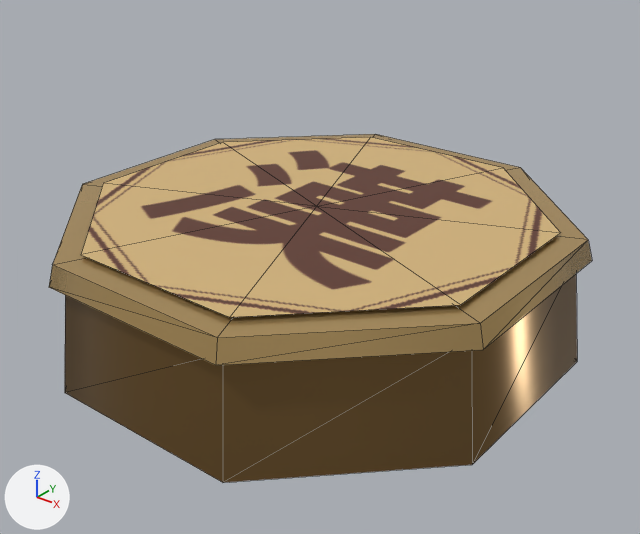
One commit to the glTF model Assets/Models/Red1.glb: the scene before it, then after it.
Both versions are drawn from a camera (50 mm lens) standing at (0.879, -1.089, 0.857) and looking at (0.027, -0.025, 0.198). The lights are fixed; the arrows at lower left show +X, +Y and +Z. The picture after the commit comes second. Mesh edges are drawn as thin lines. Vertices at exactly the same position are counted once.

The scene before the commit, as lines of its bpy script (objects in view):
```python
mat_material_0 = principled_material('Material_0')
mat_material_0.base_color = (0.262, 0.153, 0.0545)  # brown #8c6d42
mat_material_0.metallic = 0.8
mat_material_0.roughness = 0.28
me_mesh_0 = bpy.data.meshes.new('Mesh_0')
me_mesh_0.from_pydata(...)  # 45 vertices, 72 faces; spans x -0.42..0.42, y -0.42..0.42, z 0.065..0.294
# faces by material slot: [32, 32, 8]
me_mesh_0.materials.append(mat_material_0)  # brown #8c6d42
me_mesh_0.materials.append(mat_material_1)  # brown #cbaa70
me_mesh_0.materials.append(mat_material_2)  # picture img_image_0
ob_red1 = bpy.data.objects.new('Red1', me_mesh_0)
ob_red1.location = (0.0, 0.0, 0.0)
```
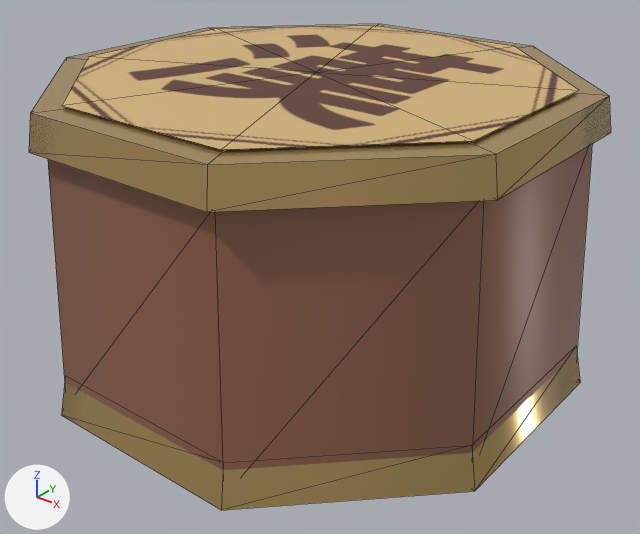
What differs and where, as boxes (x1, y1, x2, y2) in the pictures (640 x 534 px; the box of a moved part takes in the faces that stretch with it):
'Red1', surface changed, reshaped (7% wider, 39% taller): before (49, 134, 592, 483); after (29, 24, 611, 510)
part 1 of me_mesh_0, added (brown): after (48, 144, 592, 470)
part 2 of me_mesh_0, added (brown): after (29, 24, 611, 212)
part 3 of me_mesh_0, added (brown): after (62, 352, 580, 510)
part 4 of me_mesh_0, moved or reshaped: before (81, 137, 560, 317); after (62, 26, 579, 150)
part 5 of me_mesh_0, deleted (brown): before (65, 274, 577, 483)
part 6 of me_mesh_0, deleted (brown): before (49, 134, 592, 365)

What the commit changed:
In material 'Material_0' (mat_material_0), metallic goes from 0.8 to 0.12.
In material 'Material_0' (mat_material_0), roughness goes from 0.28 to 0.45.
me_mesh_0 is used by ob_red1; location (0.0, 0.0, 0.0).
me_mesh_0 had 45 vertices, 72 faces and spanned x -0.42..0.42, y -0.42..0.42, z 0.065..0.294.
me_mesh_0 now has 63 vertices, 104 faces and spans x -0.43..0.43, y -0.43..0.43, z 0.025..0.522.
me_mesh_0 part 1: a new loose piece, an 8-sided cut cone along z (radius 0.455 at the low end, 0.43 at the high end) spanning x -0.42..0.42, y -0.42..0.42, z 0.04..0.46, in mat_material_0 (brown #956653).
me_mesh_0 part 2: a new loose piece, an 8-sided cut cone along z (radius 0.455 at the low end, 0.445 at the high end) spanning x -0.42..0.42, y -0.42..0.42, z 0.463..0.517, in mat_material_1 (brown #cbaa70).
me_mesh_0 part 3: a new loose piece, an 8-sided cut cone along z (radius 0.465 at the low end, 0.45 at the high end) spanning x -0.43..0.43, y -0.43..0.43, z 0.025..0.095, in mat_material_1 (brown #cbaa70).
me_mesh_0 part 4: the loose piece of 9 vertices spanning x -0.371..0.371, y -0.371..0.371, z 0.294 is moved by (0.0, 0.0, 0.228).
me_mesh_0 part 5: the loose piece of 18 vertices spanning x -0.42..0.42, y -0.42..0.42, z 0.065..0.255 is deleted.
me_mesh_0 part 6: the loose piece of 18 vertices spanning x -0.42..0.42, y -0.42..0.42, z 0.252..0.287 is deleted.
